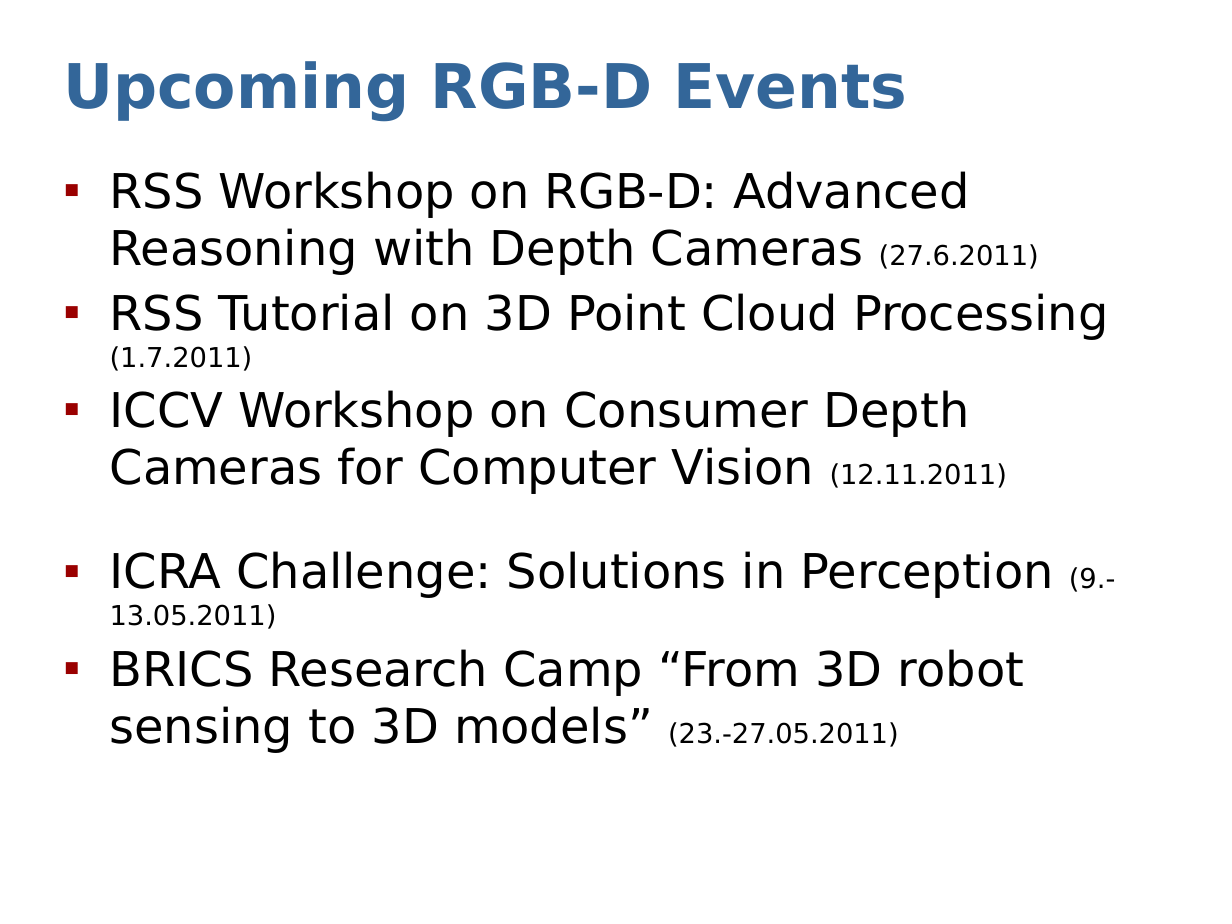
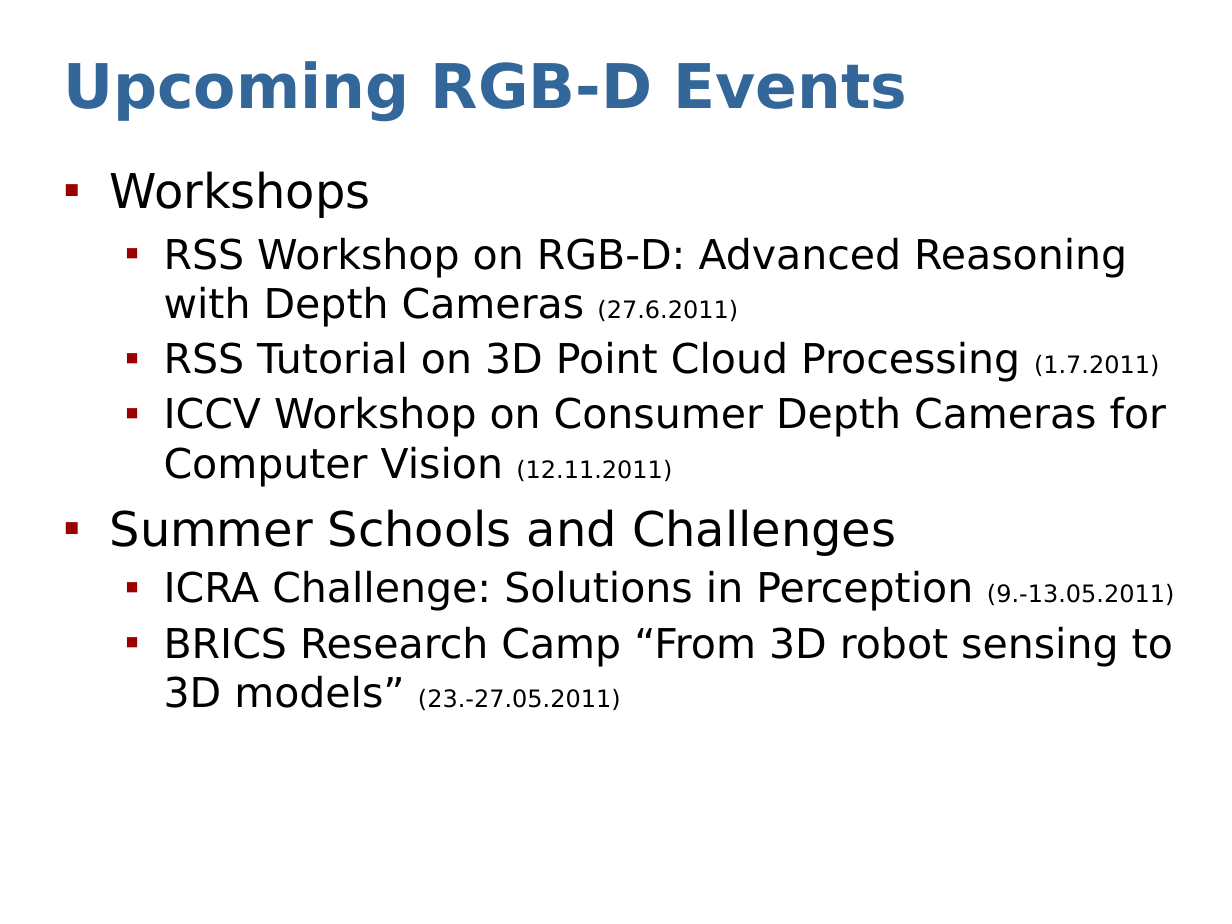
Before and after one commit to dejanpan/rgbd2011, a slide deck: slide 3 of presentations/sturm11rgbd-discussion.ppt. Drawn at 1232x924 pixels with LibreOffice and Linux fonts; fonts in the diff are those of the drawing. Boxes give left, top, right and bottom in pixels: in the first picture for what was removed or moved away, otherwise in the second. Text is boxed around its words. In the diff, an @@ line names an element or a change of style, - is before the commit and + after.

```diff
--- a/presentations/sturm11rgbd-discussion.ppt
+++ b/presentations/sturm11rgbd-discussion.ppt
@@ text at (x1=110, y1=171, x2=371, y2=218): paragraph added @@
+▪ Workshops
@@ text at (x1=164, y1=237, x2=1175, y2=711): size 28 to 24 pt in "RSS Workshop on RGB-D: Advanced Reasoning with ...", "RSS Tutorial on 3D Point Cloud Processing", "ICCV Workshop on Consumer Depth Cameras for ...", "ICRA Challenge: Solutions in Perception" and 1 more places; size 16 to 14 pt in "(27.6.2011)", "(1.7.2011)", "(12.11.2011)", "(9.-13.05.2011)" and 1 more places; list level 1 to 2 in "RSS Workshop on RGB-D: Advanced ..."; list level 1 to 2 in "RSS Tutorial on 3D Point ..."; list level 1 to 2 in "ICCV Workshop on Consumer Depth ..."; list level 1 to 2 in "ICRA Challenge: Solutions in Perception ..."; list level 1 to 2 in "BRICS Research Camp “From 3D ..." @@
@@ text at (x1=110, y1=509, x2=896, y2=556): paragraph added @@
+▪ Summer Schools and Challenges
```
Also in this commit, not shown: 1 slide added, 1 other file.
